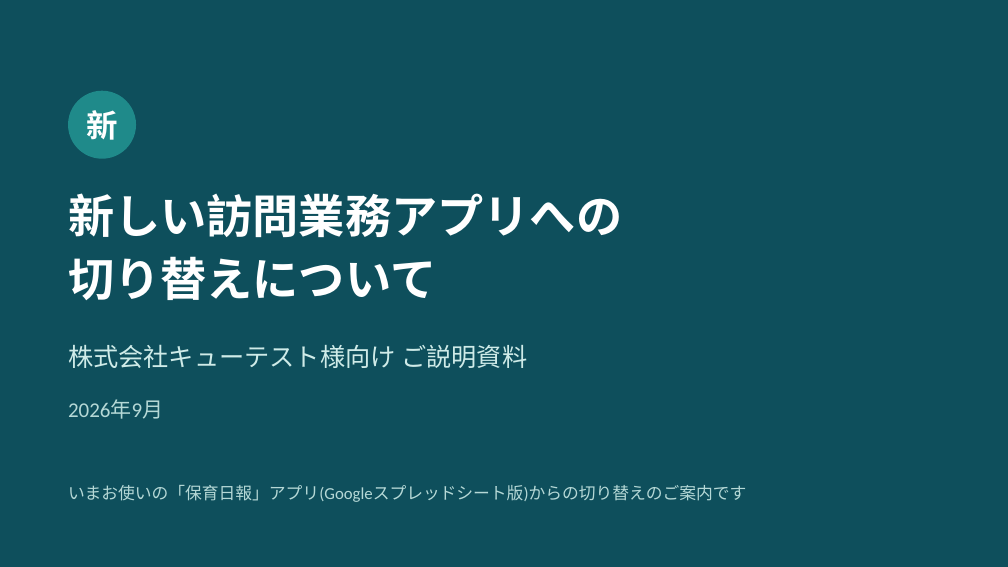
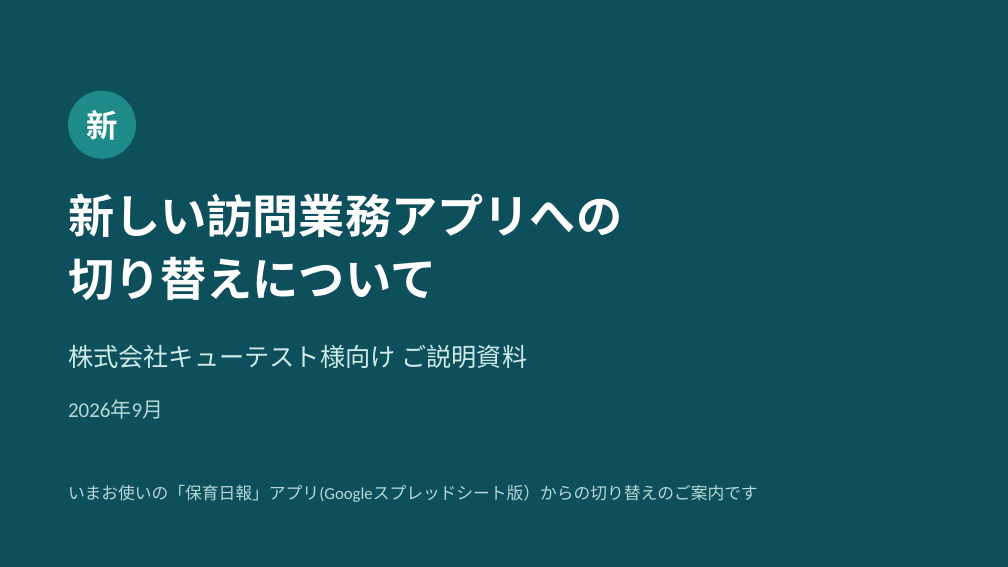
Before and after one commit to katahimo-dev/katahimo-app, a slide deck: slide 1 of doc/partner/新アプリ切替のご説明_キューテスト様.pptx. Drawn at 1008x567 pixels with LibreOffice and Linux fonts; fonts in the diff are those of the drawing. Boxes give left, top, right and bottom in pixels: in the first picture for what was removed or moved away, otherwise in the second. Text is boxed around its words. In the diff, an @@ line names an element or a change of style, - is before the commit and + after.

```diff
--- a/doc/partner/新アプリ切替のご説明_キューテスト様.pptx
+++ b/doc/partner/新アプリ切替のご説明_キューテスト様.pptx
@@ text at bbox=[68, 485, 758, 502]: text changed @@
-いまお使いの「保育日報」アプリ(Googleスプレッドシート版)からの切り替えのご案内です
+いまお使いの「保育日報」アプリ(Googleスプレッドシート版）からの切り替えのご案内です
```
Also in this commit, not shown: 17 other slides changed, 3 other files.
